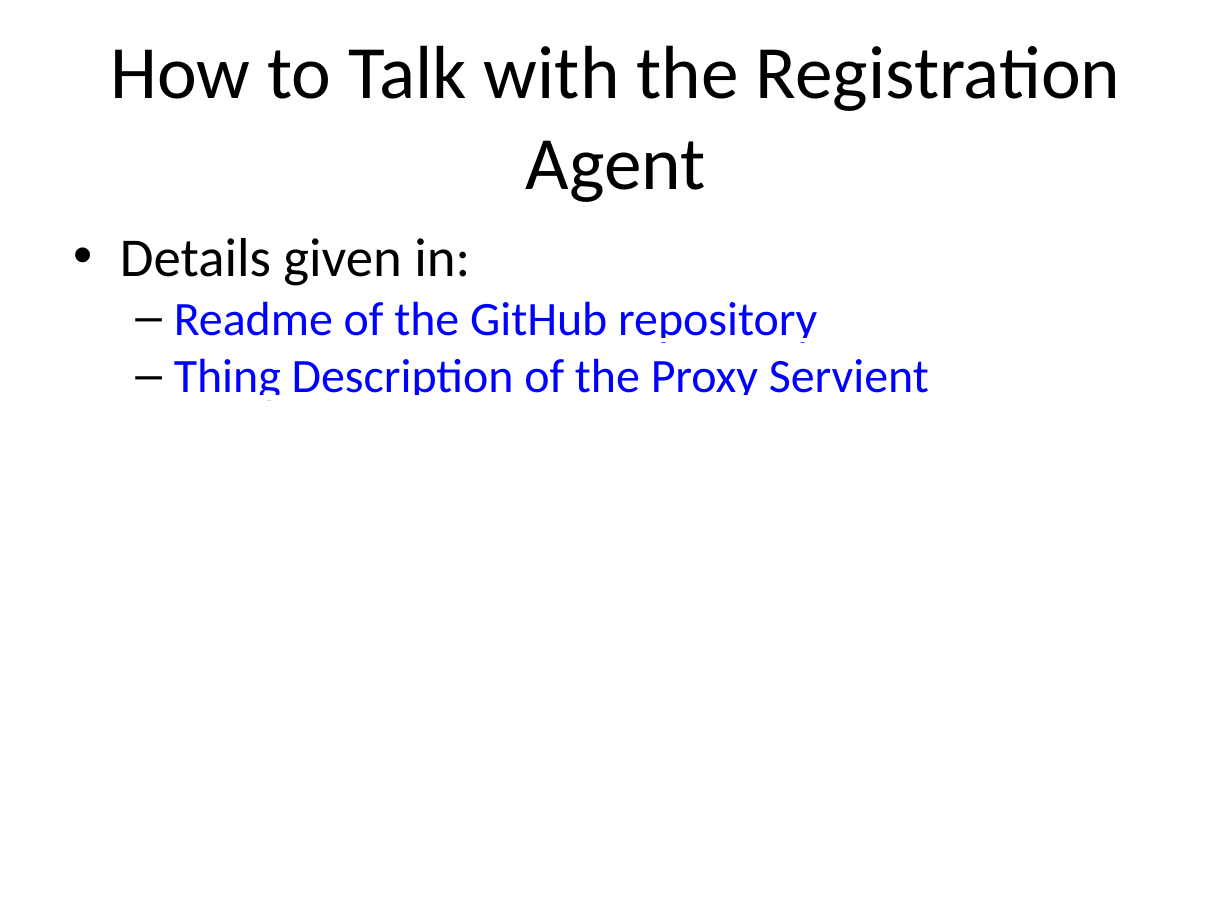
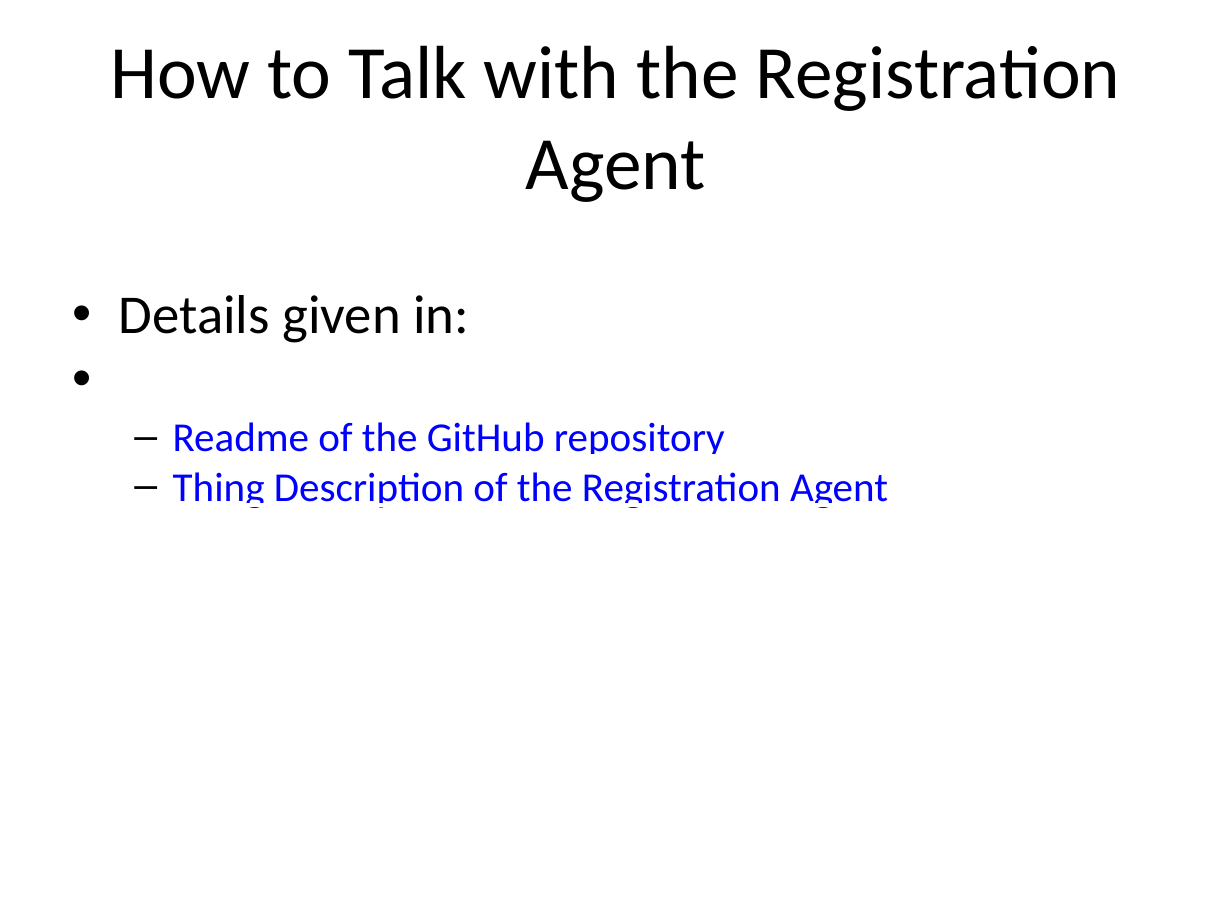
Before and after one commit to egekorkan/ProxyServient, a slide deck: slide 5 of RegistrationAgent.pptx. Drawn at 1232x924 pixels with LibreOffice and Linux fonts; fonts in the diff are those of the drawing. Boxes give left, top, right and bottom in pixels: in the first picture for what was removed or moved away, otherwise in the second. Text is boxed around its words. In the diff, an @@ line names an element or a change of style, - is before the commit and + after.

```diff
--- a/RegistrationAgent.pptx
+++ b/RegistrationAgent.pptx
@@ text "Details given in:": place and size @@
-text "Details given in:" at [120,238,929,401]
+text "Details given in:" at [119,295,888,508]
@@ text at [173,422,725,454]: size 28 to 24 pt in "Readme of the GitHub repository" @@
@@ text at [173,472,888,508]: text changed; size 28 to 24 pt @@
-  – Thing Description of the Proxy Servient
+  – Thing Description of the Registration Agent
```
Also in this commit, not shown: 2 other slides changed, 1 other file.
